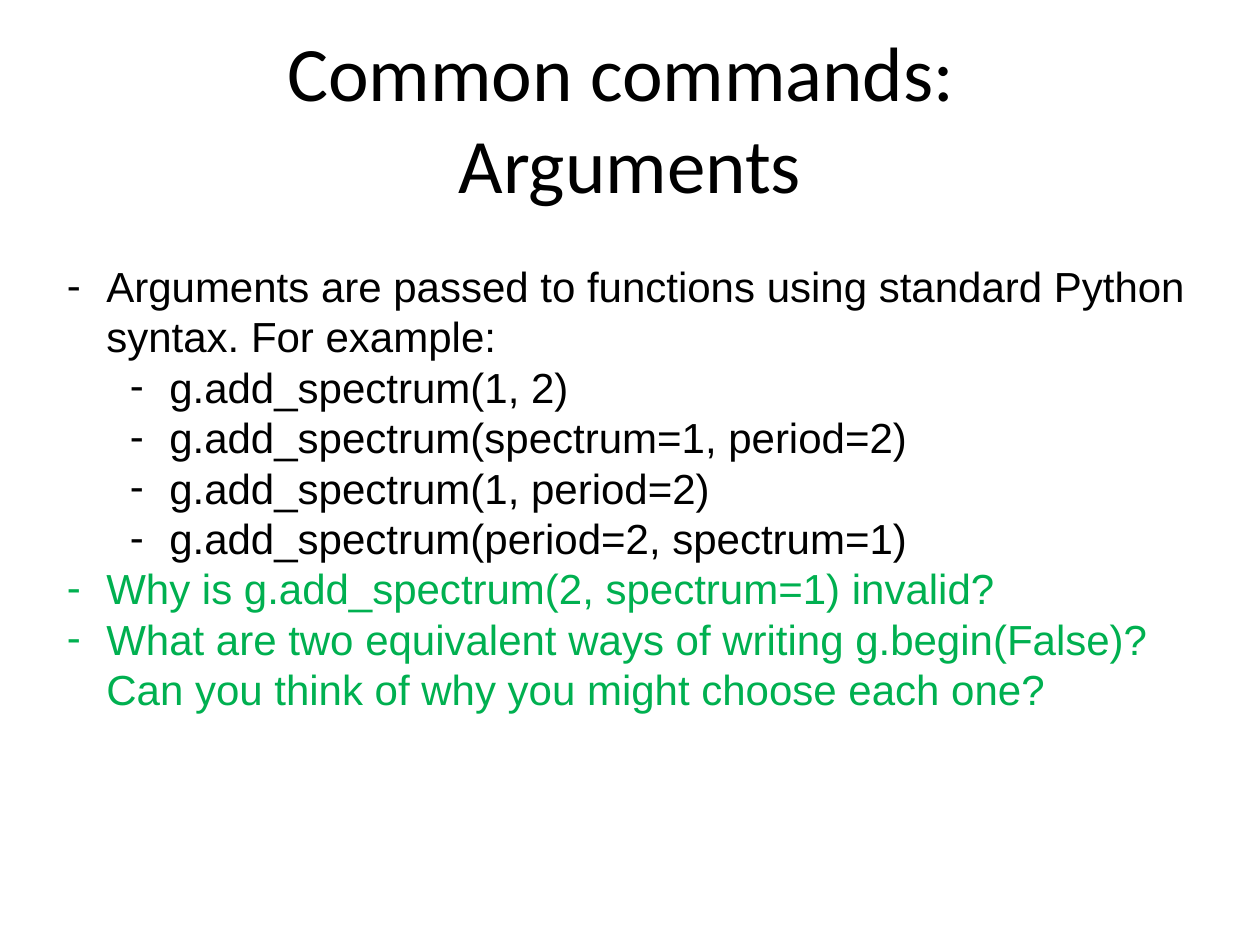
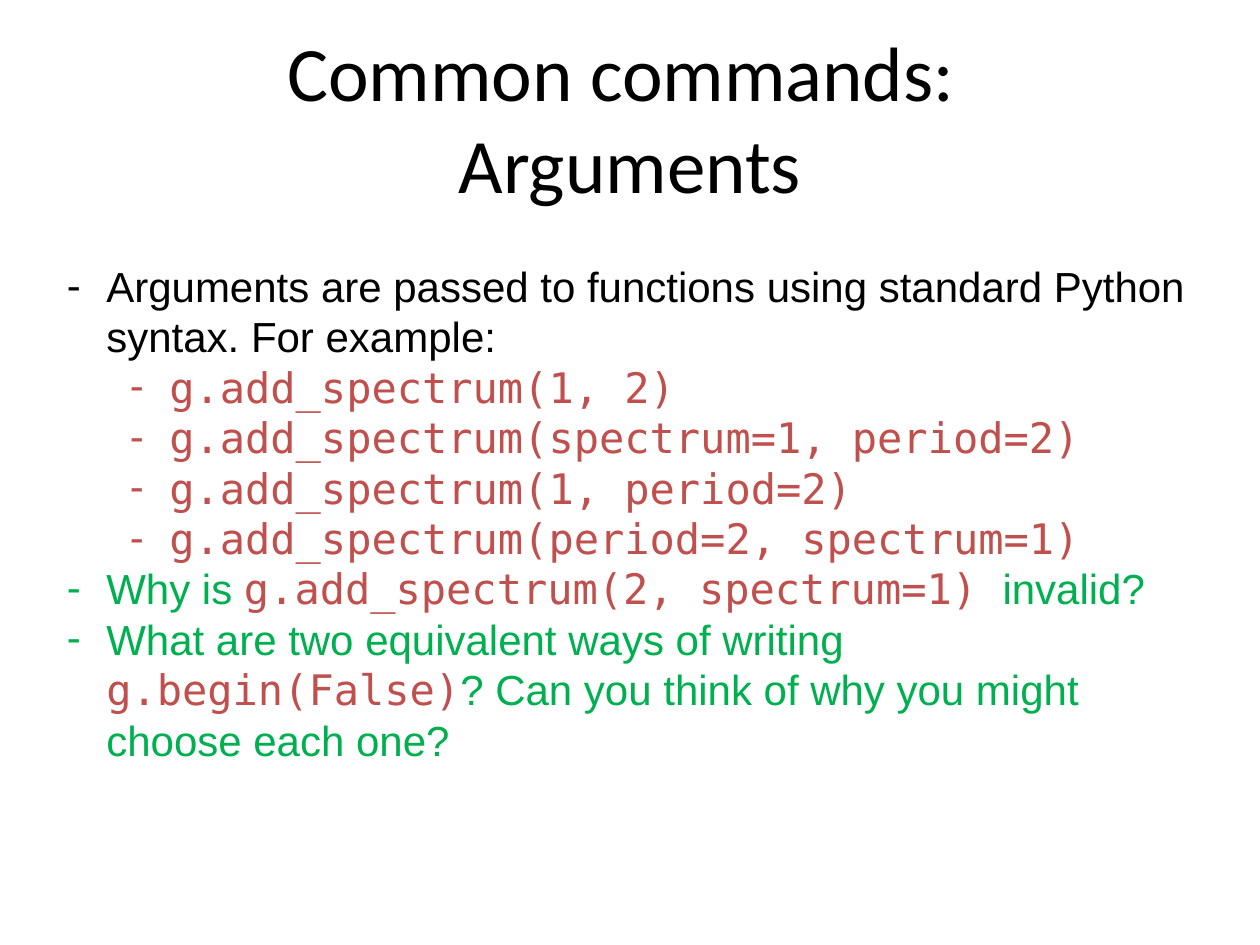
Before and after one commit to ISISComputingGroup/ibex_user_manual, a slide deck: slide 6 of genie_python_and_ibex/genie_python_and_ibex.pptx. Drawn at 1260x945 pixels with LibreOffice and Linux fonts; fonts in the diff are those of the drawing; background and template pictures are left out. Boxes give left, top, right and bottom in pixels: in the first picture for what was removed or moved away, otherwise in the second. Text is boxed around its words. In the diff, an @@ line names an element or a change of style, - is before the commit and + after.

Commit message:
Add text formatting to PPT to make it clearer

```diff
--- a/genie_python_and_ibex/genie_python_and_ibex.pptx
+++ b/genie_python_and_ibex/genie_python_and_ibex.pptx
@@ text at [106,371,1145,714]: font Arial to DejaVu Sans Mono in "g.add_spectrum(1, 2)", "g.add_spectrum(spectrum=1, period=2)", "g.add_spectrum(1, period=2)", "g.add_spectrum(period=2, spectrum=1)" and 2 more places; text colour #000000 to #C0504D in "g.add_spectrum(1, 2)", "g.add_spectrum(spectrum=1, period=2)", "g.add_spectrum(1, period=2)", "g.add_spectrum(period=2, spectrum=1)"; text colour #00B050 to #C0504D in "g.add_spectrum(2, spectrum=1)", "g.begin(False)?" @@
```
Also in this commit, not shown: 14 other slides changed, 1 slide removed.
